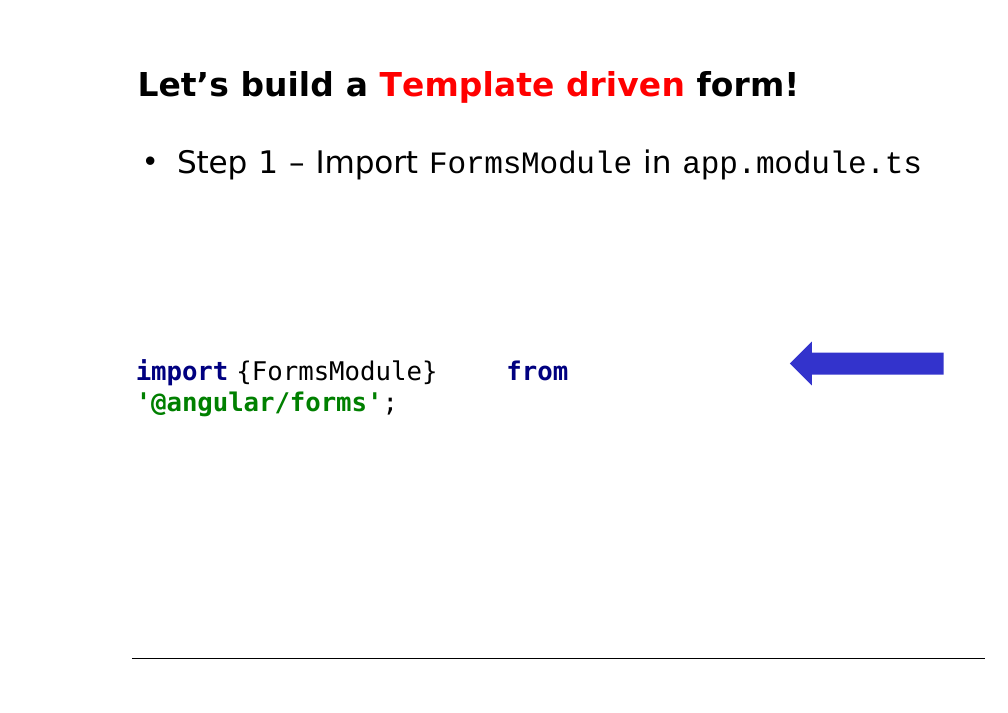
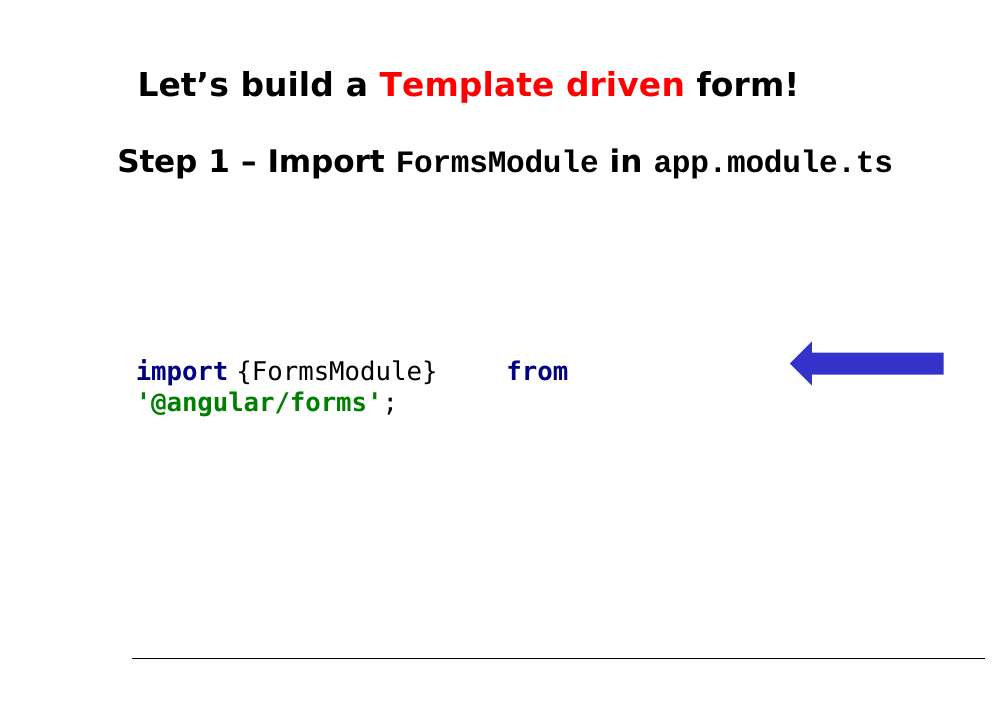
Before and after one commit to petereijgermans11/accelerator-programma, a slide deck: slide 18 of forms/Angular Forms.pptx. Drawn at 1008x713 pixels with LibreOffice and Linux fonts; fonts in the diff are those of the drawing. Boxes give left, top, right and bottom in pixels: in the first picture for what was removed or moved away, otherwise in the second. Text is boxed around its words. In the diff, an @@ line names an element or a change of style, - is before the commit and + after.

Commit message:
forms ppt changed

```diff
--- a/forms/Angular Forms.pptx
+++ b/forms/Angular Forms.pptx
@@ text "Step 1 – Import FormsModule ...": place and size @@
-text "Step 1 – Import FormsModule ..." at [177, 149, 921, 180]
+text "Step 1 – Import FormsModule ..." at [117, 148, 893, 179]
@@ text "Step 1 – Import FormsModule ..." at [117, 148, 893, 179]: bold on; bullet • to none @@
```
Also in this commit, not shown: 1 other slide changed, 1 other file.
